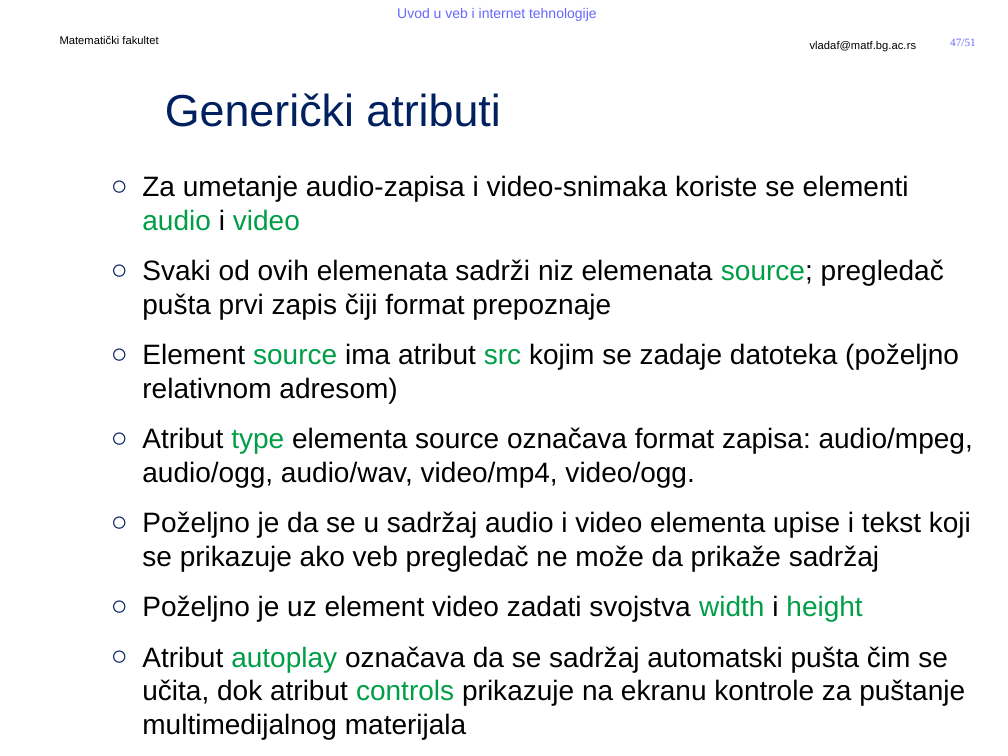
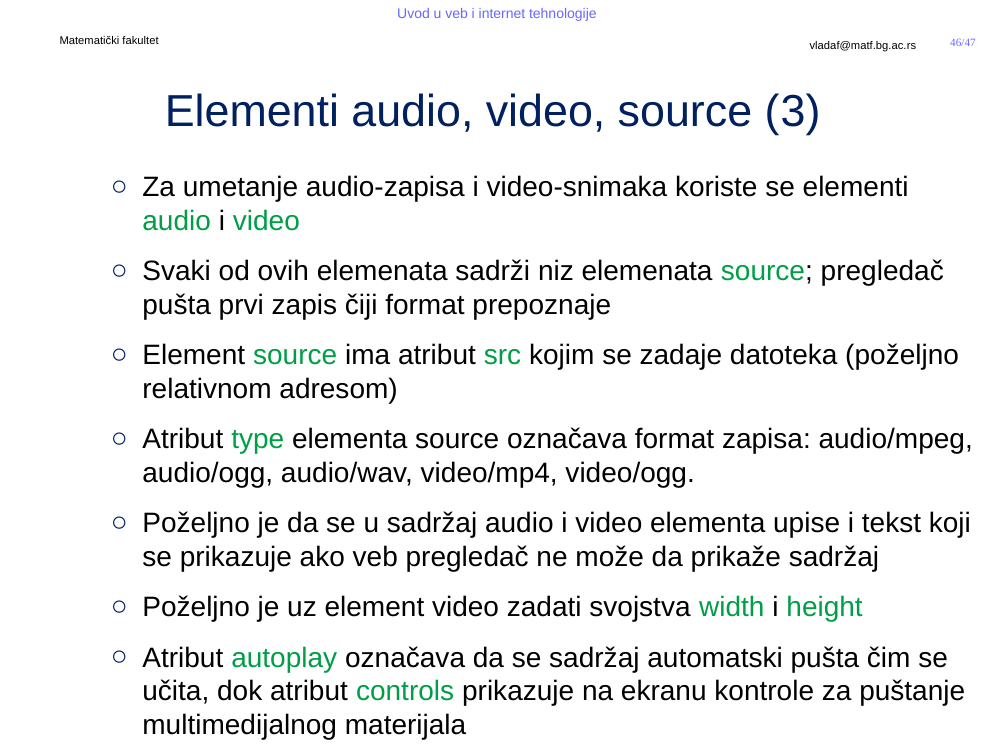
Before and after one commit to MatfUVIT/info, a slide deck: slide 46 of predavanja/prezentacije/UVIT03-01-HTML 5.pptx (slide 47 before the commit). Drawn at 1008x756 pixels with LibreOffice and Linux fonts; fonts in the diff are those of the drawing; background and template pictures are left out. Boxes give left, top, right and bottom in pixels: in the first picture for what was removed or moved away, otherwise in the second. Text is boxed around its words. In the diff, an @@ line names an element or a change of style, - is before the commit and + after.

```diff
--- a/predavanja/prezentacije/UVIT03-01-HTML 5.pptx
+++ b/predavanja/prezentacije/UVIT03-01-HTML 5.pptx
@@ page number at (x1=950, y1=38, x2=976, y2=46): text changed @@
-47/51
+46/47
@@ title at (x1=165, y1=93, x2=821, y2=135): text changed @@
-Generički atributi
+Elementi audio, video, source (3)
```
Also in this commit, not shown: 4 slides removed, 9 other files.
